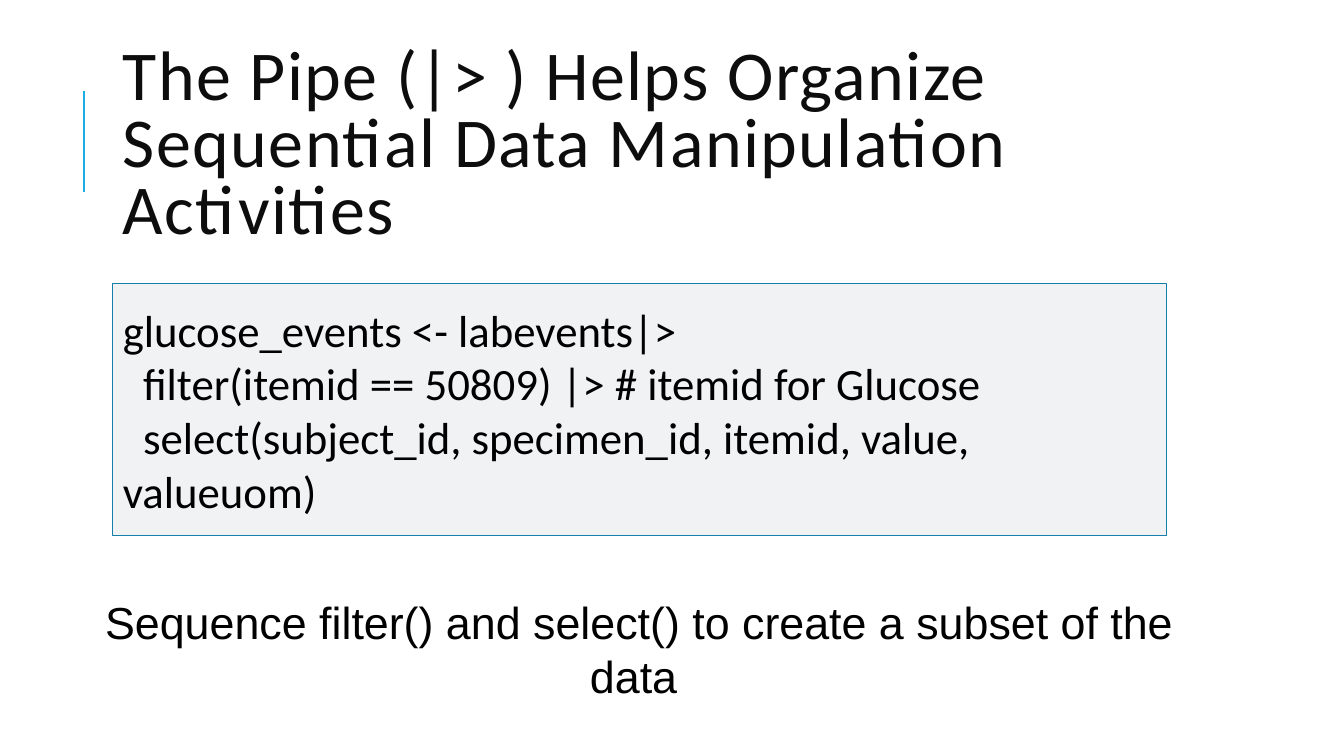
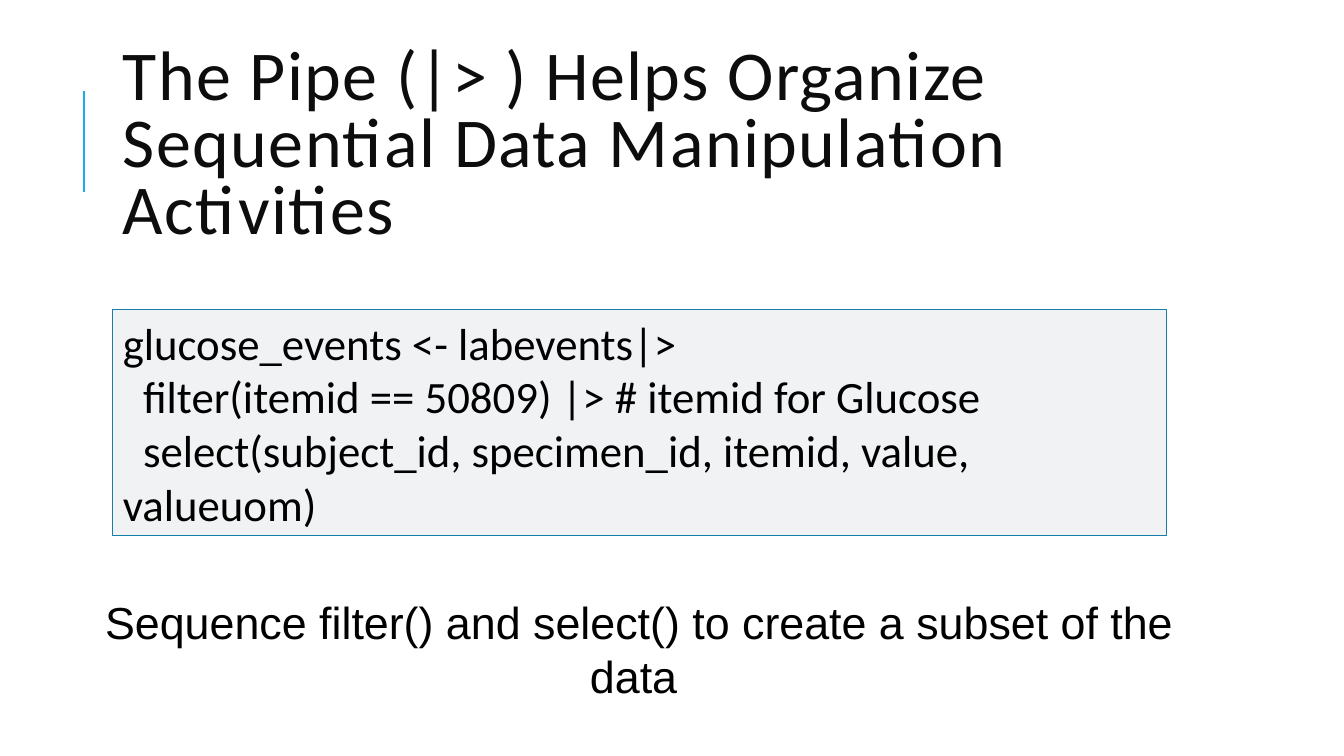
Before and after one commit to amromeo/api_r_int_db_24, a slide deck: slide 34 of presentations/02 - Databases with R.pptx. Drawn at 1344x756 pixels with LibreOffice and Linux fonts; fonts in the diff are those of the drawing. Boxes give left, top, right and bottom in pixels: in the first picture for what was removed or moved away, otherwise in the second. Text is boxed around its words. In the diff, an @@ line names an element or a change of style, - is before the commit and + after.

```diff
--- a/presentations/02 - Databases with R.pptx
+++ b/presentations/02 - Databases with R.pptx
@@ rectangle "glucose_events <- labevents|>" resized from (x1=113, y1=284, x2=1168, y2=536) to (x1=113, y1=311, x2=1168, y2=536) @@
```
Also in this commit, not shown: 2 other slides changed, 9 slides added, 1 slide removed, 1 other file.
